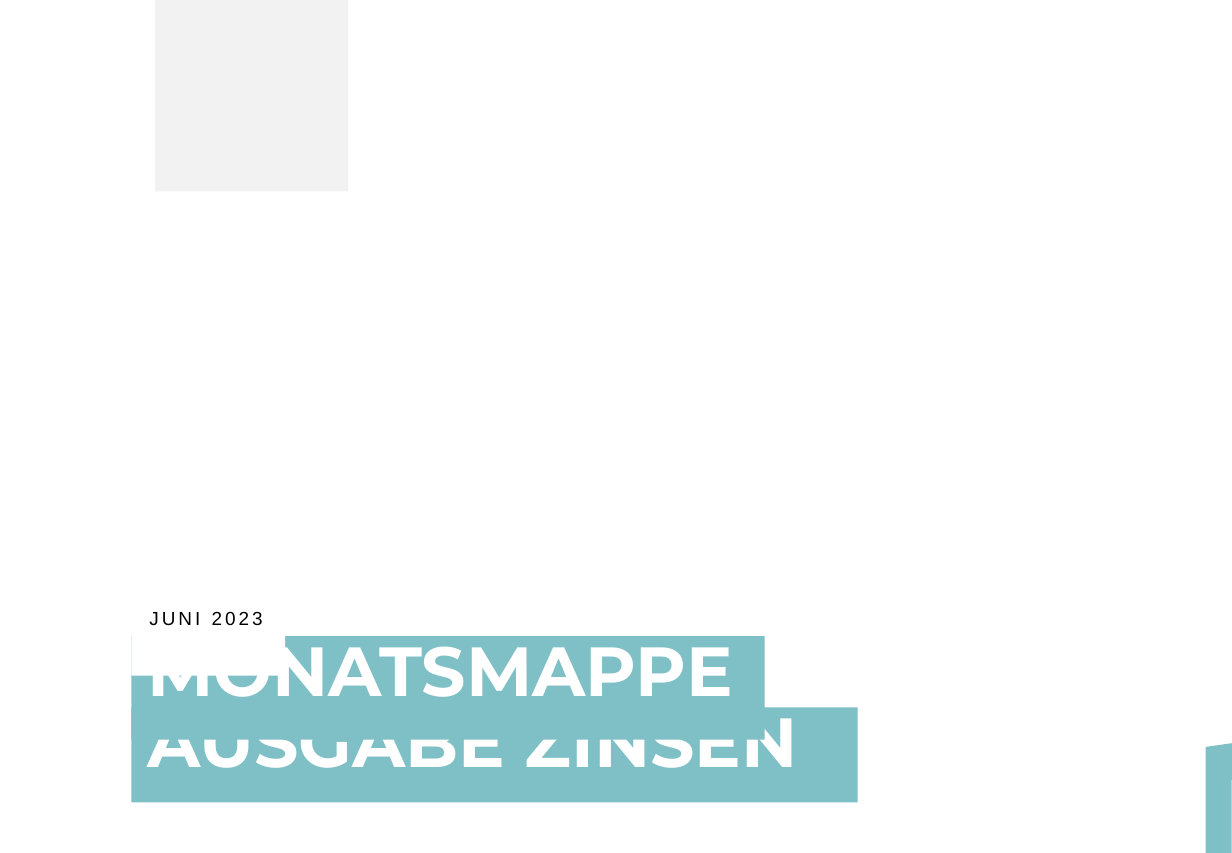
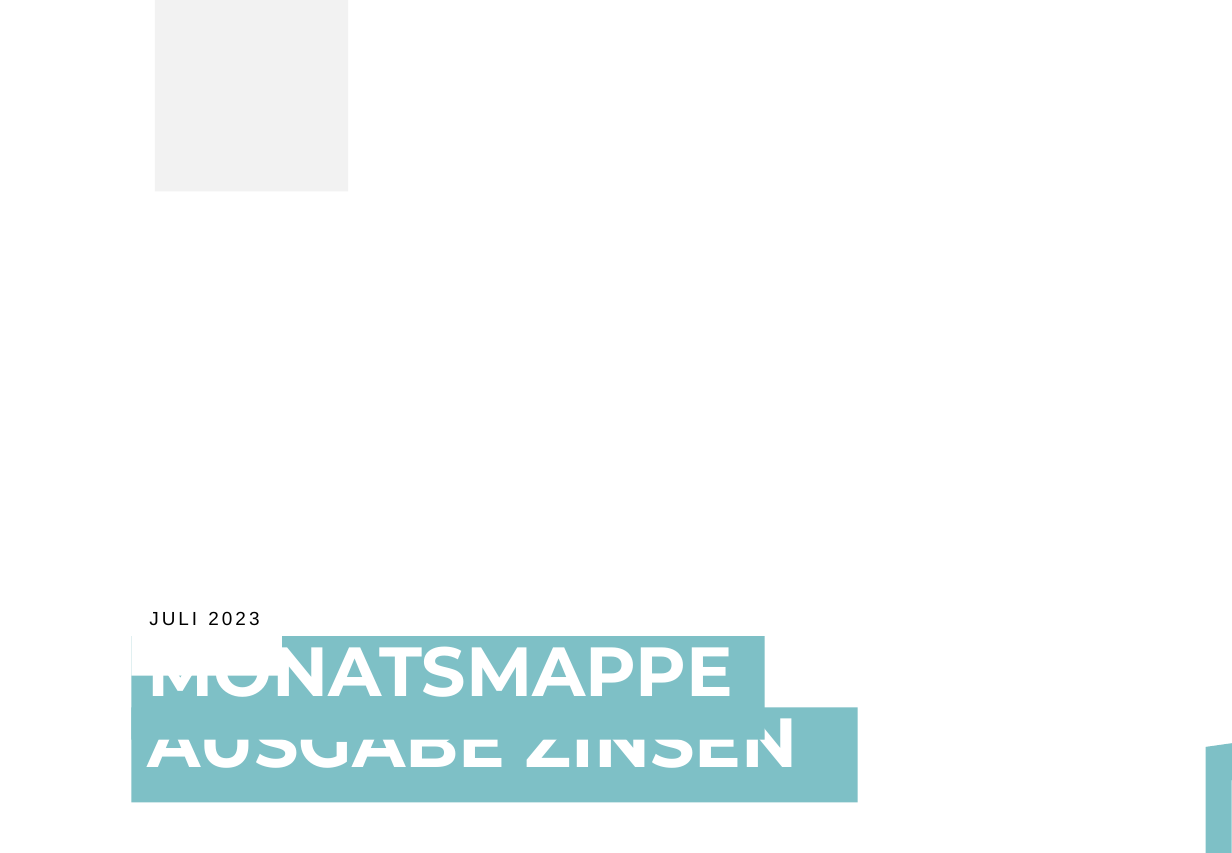
Before and after one commit to Donner-Reuschel-Luxemburg-S-A/charting-lib, a slide deck: slide 1 of examples/presentation/monatsmappe-zinsen-juli-2023.ppt. Drawn at 1232x853 pixels with LibreOffice and Linux fonts; fonts in the diff are those of the drawing; background and template pictures are left out. Boxes give left, top, right and bottom in pixels: in the first picture for what was removed or moved away, otherwise in the second. Text is boxed around its words. In the diff, an @@ line names an element or a change of style, - is before the commit and + after.

Commit message:
add monatsmappe juli

```diff
--- a/examples/presentation/monatsmappe-zinsen-juli-2023.ppt
+++ b/examples/presentation/monatsmappe-zinsen-juli-2023.ppt
@@ text at (x1=149, y1=611, x2=259, y2=626): text changed @@
-JUNI 2023
+JULI 2023
```
Also in this commit, not shown: 3 slides added, 2 slides removed, 8 other files.
